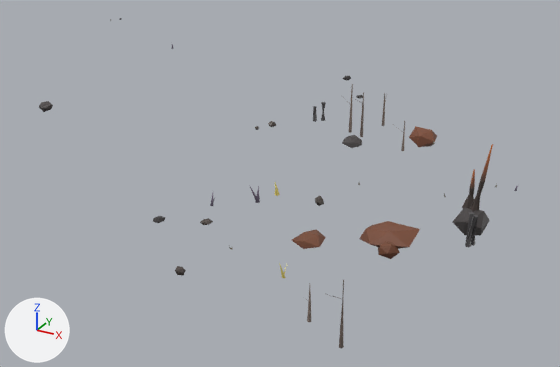
Renders of the glTF model www/proto3d/models/beth/tidewrack_sea/land4/stage4/meshes/ash_land_scatter_c24_28_lod1.glb from each side of a commit.
Both versions are drawn from a 50 mm camera at (1295.3, -2197.0, 46.7) aimed at (1240.9, -2098.0, -2.8). The axes (+X, +Y, +Z) are drawn at lower left. The lights are the same throughout. The picture after the commit comes second.

Script lines for the objects in view, before the commit:
```python
me_ash_land_scatter_c24_28_lod1 = bpy.data.meshes.new('ash_land_scatter_c24_28_lod1')
me_ash_land_scatter_c24_28_lod1.from_pydata(...)  # 472 vertices, 624 faces; spans x 1173.0..1277.2, y -2145.0..-2053.3, z 1.9..13.8
me_ash_land_scatter_c24_28_lod1.materials.append(mat_defaultmaterial)
ob_ash_land_scatter_c24_28_lod1 = bpy.data.objects.new('ash_land_scatter_c24_28_lod1', me_ash_land_scatter_c24_28_lod1)
ob_ash_land_scatter_c24_28_lod1.location = (0.0, 0.0, 0.0)
```
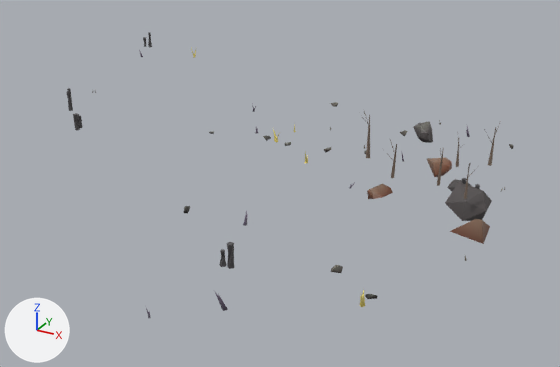
Changed parts and their boxes [x1, y1, x2, y2] in the pictures (560 x 367 px; the box of a moved part takes in the faces that stretch with it):
'ash_land_scatter_c24_28_lod1', reshaped (6% narrower, 13% shorter)
    before: [39, 18, 518, 348]
    after: [66, 32, 514, 318]
part 1 of me_ash_land_scatter_c24_28_lod1, moved or reshaped
    before: [275, 184, 279, 196]
    after: [243, 214, 248, 226]
part 2 of me_ash_land_scatter_c24_28_lod1, moved or reshaped (not visible afterwards)
    before: [255, 186, 260, 203]
part 3 of me_ash_land_scatter_c24_28_lod1, added
    after: [218, 294, 228, 311]
part 4 of me_ash_land_scatter_c24_28_lod1, rebuilt (28% narrower)
    before: [409, 126, 437, 147]
    after: [413, 121, 433, 143]
part 5 of me_ash_land_scatter_c24_28_lod1, deleted
    before: [39, 18, 496, 348]
part 6 of me_ash_land_scatter_c24_28_lod1, built on
    before: [462, 169, 475, 209]
    after: [146, 102, 514, 318]
part 7 of me_ash_land_scatter_c24_28_lod1, added
    after: [66, 88, 93, 130]
part 8 of me_ash_land_scatter_c24_28_lod1, added
    after: [139, 32, 152, 57]

What changed in the scene script:
```text
Change me_ash_land_scatter_c24_28_lod1:
    used by ob_ash_land_scatter_c24_28_lod1; location = (0.0, 0.0, 0.0)
    remove me_ash_land_scatter_c24_28_lod1.from_pydata(...)  # 472 vertices, 624 faces; spans x 1173.0..1277.2, y -2145.0..-2053.3, z 1.9..13.8
    add me_ash_land_scatter_c24_28_lod1.from_pydata(...)  # 627 vertices, 734 faces; spans x 1188.4..1277.2, y -2150.0..-2060.3, z 0.8..12.9
    me_ash_land_scatter_c24_28_lod1 part 1: the loose piece of 5 vertices spanning x 1252.9..1253.5, y -2121.6..-2121.0, z 7.2..8.8 is turned 119.4 degrees about the z axis through its middle and scaled by 0.89, then moved by (1.0, -9.1, 0.0)
    me_ash_land_scatter_c24_28_lod1 part 2: the loose piece of 5 vertices spanning x 1252.7..1253.3, y -2125.9..-2125.3, z 8.0..10.1 is scaled about its middle by (0.835, 0.966, 0.402), then moved by (-15.3, 25.8, -2.9)
    me_ash_land_scatter_c24_28_lod1 part 3: the loose piece of 5 vertices spanning x 1263.8..1264.2, y -2139.9..-2139.2, z 8.0..10.1 is copied, and the copy is multiplied about its middle by the matrix ((1.133, -0.36, 0.046), (0.363, 1.119, -0.182), (0.012, 0.187, 1.175)), then moved by (-3.0, -6.0, -1.1); it spans x 1260.6..1261.2, y -2146.3..-2144.9, z 6.7..9.0
    me_ash_land_scatter_c24_28_lod1 part 4: the loose piece of 12 vertices spanning x 1256.7..1261.4, y -2085.8..-2081.3, z 2.1..5.1 is rebuilt with 16 vertices and now spans x 1256.7..1260.7, y -2084.9..-2080.2, z 2.7..5.7
    me_ash_land_scatter_c24_28_lod1 part 5: 36 loose pieces with 339 vertices, spanning x 1173.0..1276.7, y -2144.3..-2053.3, z 1.9..13.8, are deleted
    me_ash_land_scatter_c24_28_lod1 part 6: 13 vertices removed from x 1272.2..1274.2, y -2107.5..-2105.8, z 3.7..9.4; 378 vertices added at x 1231.2..1277.2, y -2150.0..-2076.6, z 0.8..12.3
    me_ash_land_scatter_c24_28_lod1 part 7: 48 vertices added at x 1201.6..1214.0, y -2113.5..-2095.9, z 5.8..9.5
    me_ash_land_scatter_c24_28_lod1 part 8: 32 vertices added at x 1188.4..1193.0, y -2068.2..-2065.8, z 4.0..10.0
    other edits to the shape of me_ash_land_scatter_c24_28_lod1 do not show in these pictures
```
